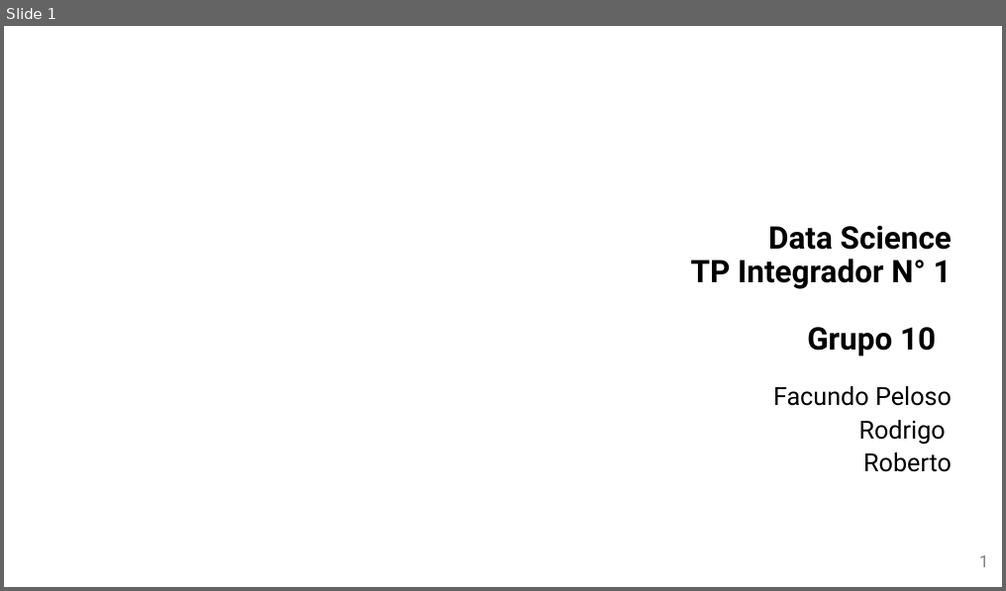
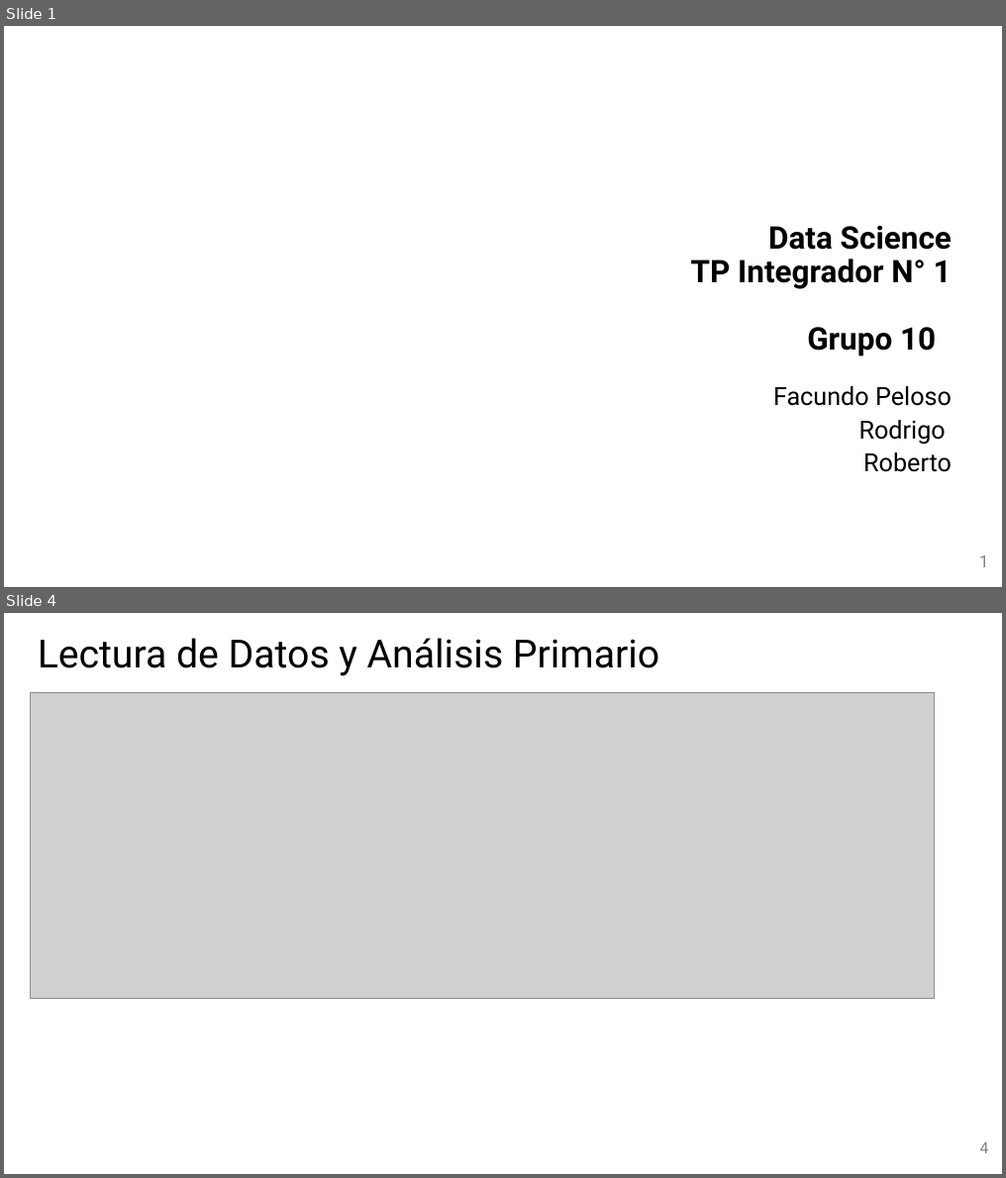
Before and after one commit to Facundo-Peloso/DH-TP-1---Grupo-10, a slide deck: Presentación/Presentación TP 1 - Grupo 10.pptx. Shown one above the other, each under a label of ours: slide 1 before the commit, slides 1 and 4 after it; the slides between them are not shown. The pictures are 1006x591 and 1006x1178 pixels, drawn with LibreOffice and Linux fonts; fonts in the diff are those of the drawing; grey boxes stand for pictures; background and template pictures are left out. Boxes give left, top, right and bottom in pixels: in the first picture for what was removed or moved away, otherwise in the second. Text is boxed around its words. In the diff, an @@ line names an element or a change of style, - is before the commit and + after.

```diff
--- a/Presentación/Presentación TP 1 - Grupo 10.pptx
+++ b/Presentación/Presentación TP 1 - Grupo 10.pptx
@@ slide 4 added at [4,613,1002,1174], background picture (left out) @@
@@ title added at [38,638,659,676], 37.3 pt, text #000000 @@
+Lectura de Datos y Análisis Primario
@@ picture added at [30,692,935,998] @@
@@ page number added at [980,1143,989,1154], 15 pt, text #808080 @@
+4
```
Also in this commit, not shown: 2 slides changed, 15 other slides added, 10 slides removed.
